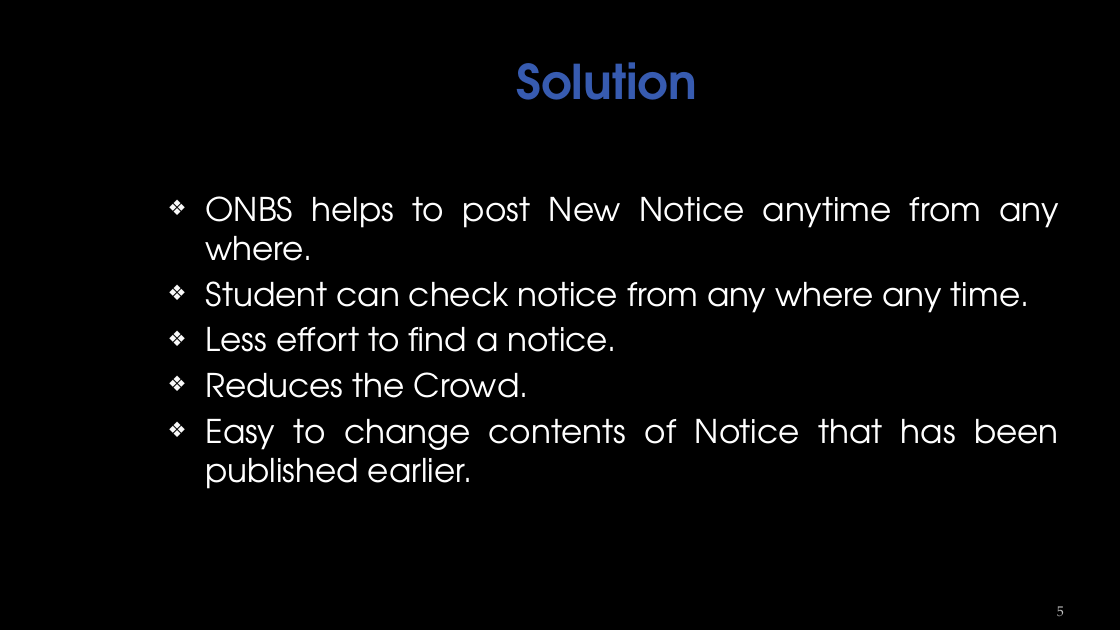
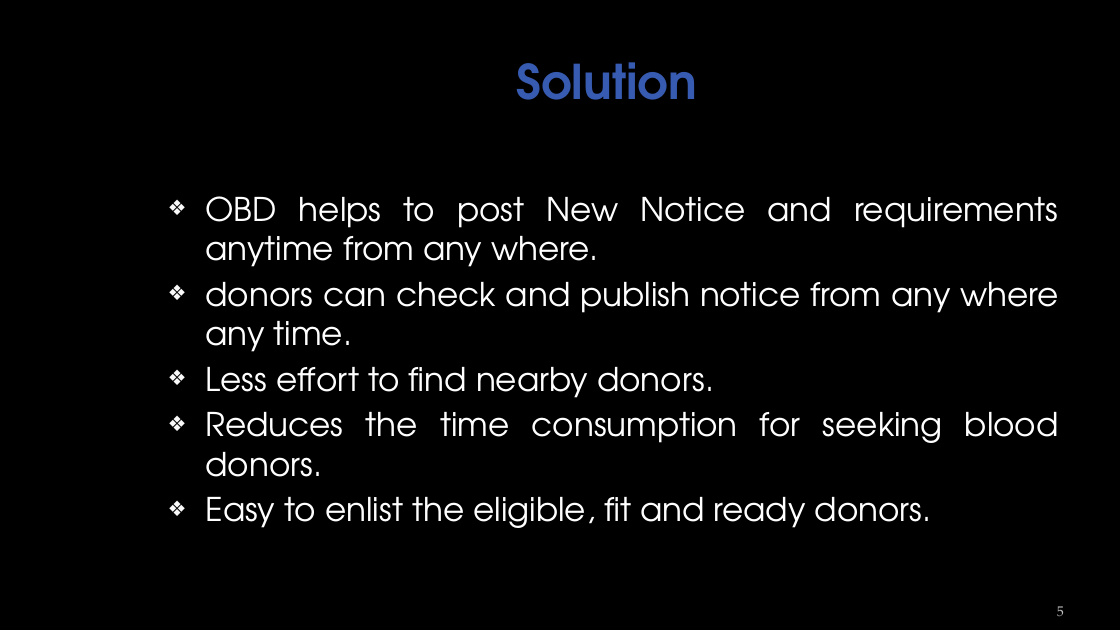
Before and after one commit to sumitbajracharya/blooddonation, a slide deck: slide 5 of Reference/ONBSPresentation.pptx. Drawn at 1120x630 pixels with LibreOffice and Linux fonts; fonts in the diff are those of the drawing; background and template pictures are left out. Boxes give left, top, right and bottom in pixels: in the first picture for what was removed or moved away, otherwise in the second. Text is boxed around its words. In the diff, an @@ line names an element or a change of style, - is before the commit and + after.

```diff
--- a/Reference/ONBSPresentation.pptx
+++ b/Reference/ONBSPresentation.pptx
@@ text at (x1=206, y1=196, x2=1059, y2=528): text changed @@
-❖ ONBS helps to post New Notice anytime from any where.
-❖ Student can check notice from any where any time.
-❖ Less effort to find a notice.
-❖ Reduces the Crowd.
-❖ Easy to change contents of Notice that has been published earlier.
+❖ OBD helps to post New Notice and requirements anytime from any where.
+❖ donors can check and publish notice from any where any time.
+❖ Less effort to find nearby donors.
+❖ Reduces the time consumption for seeking blood donors.
+❖ Easy to enlist the eligible, fit and ready donors.
```
Also in this commit, not shown: 5 other slides changed, 2 slides added, 4 slides removed, 1 other file.
